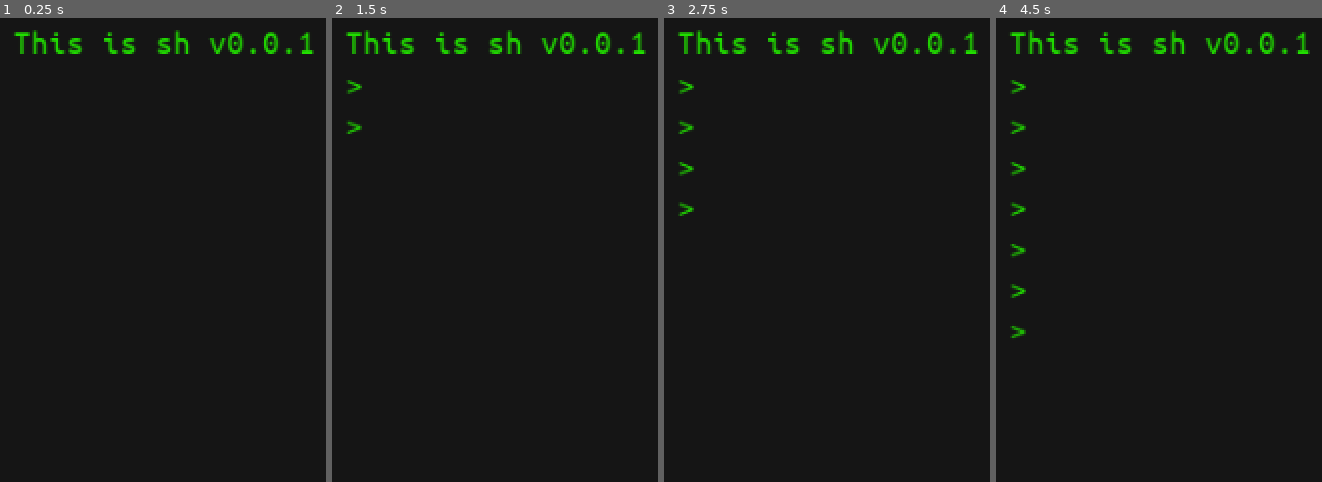
Above: before the commit, frames 1-4 (left to right).
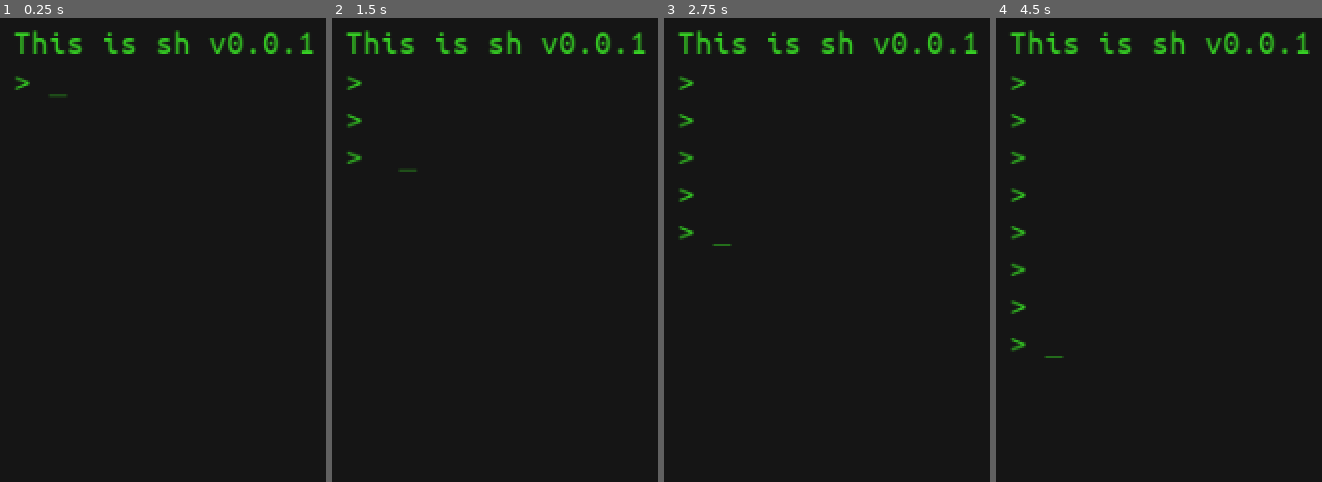
Above: after the commit, the same moments.

Repository: SmBe19/LD46
Game: Godot game, scene res://scn/root.tscn
Same seed, same stepped clock (60 frames per second), same inputs: the game is played once before the commit and once after it.
Inputs:
- Up to frame 1 (0.25 s): no input
- Up to frame 2 (1.5 s): tap Enter at 0.5, 0.6 s; tap Space at 0.77, 1.07, 1.25 s; tap Backspace at 0.8, 1.35 s
- Up to frame 3 (2.75 s): tap Space at 1.52, 1.55, 1.82, 2.1 s; tap Enter at 2, 2.3 s
- Up to frame 4 (4.5 s): tap Space at 2.75, 3.02, 3.32, 3.77, 3.8, 4.07, 4.25 s; tap Enter at 2.85, 3.5, 4.35 s; tap Backspace at 3.05, 3.6 s; tap Escape at 4.15 s

The runs differ from the first frame. In frame 1, 0.8% of the frame differs, in the area x 4-96%, y 3-18%; in frame 2, 1.1%; in frame 3, 1.4%; in frame 4, 1.8%, in the area x 4-96%, y 3-74%.

Commit message:
implement fully functioning lunix system

Diff:
--- a/scn/root.tscn
+++ b/scn/root.tscn
@@ -35,11 +35,12 @@
 "_edit_use_anchors_": false
 }
 
-[node name="Buffer" type="Label" parent="Terminal"]
+[node name="Buffer" type="RichTextLabel" parent="Terminal"]
 margin_left = 20.0
-margin_top = 290.0
-margin_right = 880.0
-margin_bottom = 310.0
-custom_fonts/font = ExtResource( 2 )
-custom_colors/font_color = Color( 0.129412, 0.87451, 0, 1 )
-text = "Terminal"
+margin_top = 20.0
+margin_right = 1004.0
+margin_bottom = 580.0
+custom_fonts/normal_font = ExtResource( 2 )
+custom_colors/default_color = Color( 0.211765, 0.811765, 0.141176, 1 )
+bbcode_text = "Hello world!"
+text = "Hello world!"
--- a/src/TerminalManager.gd
+++ b/src/TerminalManager.gd
@@ -6,7 +6,8 @@
 
 func _ready():
 	terminal = Terminal.new()
-	shell = Sh.new(terminal)
+	shell = Sh.new()
+	shell.output_process = terminal
 	#for y in terminal.HEIGHT:
 	#	for x in terminal.WIDTH:
 	#		if (x+y)%2 == 1:
@@ -15,14 +16,21 @@
 
 
 func _process(_delta):
-	var text = ""
-	for bline in terminal.buffer:
+	$Buffer.clear()
+	for i in len(terminal.buffer):
+		var bline = terminal.buffer[i]
 		var line = ""
-		for c in bline:
-			line += c
-		line += "\n"
-		text += line
-	$Buffer.text = text
+		for j in len(bline):
+			if i == terminal.cursor_y and j == terminal.cursor_x:
+				$Buffer.add_text(line)
+				$Buffer.push_underline()
+				$Buffer.add_text(bline[j])
+				$Buffer.pop()
+				line = ""
+			else:
+				line += bline[j]
+		$Buffer.add_text(line)
+		$Buffer.newline()
 
 func _input(event):
 	if event is InputEventKey:
--- /dev/null
+++ b/src/cmd/cat.gd
@@ -0,0 +1,12 @@
+extends Process
+
+func run(args):
+	if len(args) < 2:
+		send_output('usage: cat <file>')
+		return 1
+	var file = self.cwd.open(args[1])
+	if file == null:
+		send_output("cat: no such file or directory")
+		return 1
+	send_output(file.content)
+	return 0
--- /dev/null
+++ b/src/cmd/clear.gd
@@ -0,0 +1,6 @@
+extends Process
+
+func run(args):
+	if output_process is Terminal:
+		output_process.clear_screen()
+	return 0
--- /dev/null
+++ b/src/cmd/echo.gd
@@ -0,0 +1,10 @@
+extends Process
+
+func run(args):
+	var line = ""
+	for i in range(1,len(args)):
+		if i != 1:
+			line += " "
+		line += args[i]
+	send_output(line)
+	return 0
--- /dev/null
+++ b/src/cmd/ls.gd
@@ -0,0 +1,21 @@
+extends Process
+
+func run(args):
+	var status = 0
+	if len(args) == 1:
+		for key in self.cwd.children.keys():
+			send_output(" " + key)
+	else:
+		for i in range(1, len(args)):
+			send_output(args[i] + ":")
+			var node = self.cwd.get_node(args[i])
+			if node == null:
+				send_output("ls: " + args[i] + ": file not found")
+				status = 1
+			else:
+				if node.is_dir():
+					for key in node.children.keys():
+						send_output(" " + key)
+				else:
+					send_output(" " + node.name)
+	return status
--- /dev/null
+++ b/src/cmd/mkdir.gd
@@ -0,0 +1,11 @@
+extends Process
+
+func run(args):
+	if len(args) < 2:
+		send_output('usage: mkdir <dir>')
+		return 1
+	var error = self.cwd.mkdir(args[1])
+	if error != "":
+		send_output("mkdir: " + error)
+		return 1
+	return 0
--- /dev/null
+++ b/src/cmd/pwd.gd
@@ -0,0 +1,5 @@
+extends Process
+
+func run(args):
+	send_output(cwd.full_path())
+	return 0
--- a/src/cmd/sh.gd
+++ b/src/cmd/sh.gd
@@ -7,7 +7,7 @@
 var home = "/"
 var last_status = 0
 
-func _init(output).(output):
+func _init():
 	register_for_keypress()
 
 func run(args):
@@ -29,76 +29,28 @@
 			cmd[0] = aliases[cmd[0]]
 
 		match cmd[0]:
-			"echo":
-				echo(cmd)
 			"cd":
 				cd(cmd)
-			"pwd":
-				pwd(cmd)
 			"set":
 				set_var(cmd)
 			"help":
 				help(cmd)
-			"mkdir":
-				mkdir(cmd)
-			"ls":
-				ls(cmd)
-			"touch":
-				touch(cmd)
-			"cat":
-				cat(cmd)
 			_:
-				send_output("Unknown command: " + cmd[0])
-
-func cat(cmd):
-	if len(cmd) < 2:
-		send_output('usage: cat <file>')
-		return
-	var file = self.cwd.open(cmd[1])
-	if file == null:
-		send_output("touch: no such file or directory")
-	send_output(file.content)
-
-func echo(cmd):
-	var line = ""
-	for i in range(1,len(cmd)):
-		if i != 1:
-			line += " "
-		line += cmd[i]
-	send_output(line)
-
-func mkdir(cmd):
-	if len(cmd) < 2:
-		send_output('usage: mkdir <dir>')
-		return
-	var error = self.cwd.mkdir(cmd[1])
-	if error != "":
-		send_output("mkdir: " + error)
-
-func ls(args):
-	if len(args) == 1:
-		for key in self.cwd.children.keys():
-			send_output(" " + key)
-	else:
-		for i in range(1, len(args)):
-			send_output(args[i] + ":")
-			var node = self.cwd.get_node(args[i])
-			if node == null:
-				send_output("ls: " + args[i] + ": file not found")
-			else:
-				if node.is_dir():
-					for key in node.children.keys():
-						send_output(" " + key)
+				if cmd[0].is_valid_identifier():
+					var script = load("res://src/cmd/" + cmd[0] + ".gd")
+					if script != null:
+						var process = script.new()
+						process.output_process = output_process
+						process.fs_root = fs_root
+						process.cwd = cwd
+						var res = process.run(cmd)
+						if res is GDScriptFunctionState:
+							res = yield(res, "completed")
+						send_output(cmd[0] + " returned " + str(res))
+					else:
+						send_output(cmd[0] + ": command not found")
 				else:
-					send_output(" " + node.name)
-
-func touch(args):
-	if len(args) < 2:
-		send_output('usage: touch <file>')
-		return
-	var file = self.cwd.open(args[1], true)
-	if file == null:
-		send_output("touch: no such file or directory")
+					send_output(cmd[0] + ": command not found")
 
 func cd(args):
 	var dir
@@ -117,9 +69,6 @@
 
 	cwd = newcwd
 	pass
-
-func pwd(args):
-	send_output(cwd.full_path())
 
 func help(args):
 	send_output("git gud")
@@ -169,14 +118,16 @@
 
 func readline(prompt: String) -> String:
 	var line : String = ""
+	output_process.cursor_y = output_process.current_line
+	output_process.set_line(output_process.current_line, prompt + line)
 	while true:
+		output_process.cursor_x = len(prompt) + len(line)
 		var key = yield(output_process, "key_pressed")
-		print(key)
 		if key == KEY_BACKSPACE:
 			line.erase(len(line)-1, 1)
 		if key == KEY_ENTER:
 			break
 		if key >= KEY_SPACE && key <= KEY_ASCIITILDE:
 			line += char(key)
-		#}send_output(line)
+		output_process.set_line(output_process.current_line, prompt + line)
 	return line
--- /dev/null
+++ b/src/cmd/touch.gd
@@ -0,0 +1,9 @@
+extends Process
+
+func run(args):
+	if len(args) < 2:
+		send_output('usage: touch <file>')
+		return
+	var file = self.cwd.open(args[1], true)
+	if file == null:
+		send_output("touch: no such file or directory")
--- /dev/null
+++ b/src/cmd/uname.gd
@@ -0,0 +1,5 @@
+extends Process
+
+func run(args):
+	send_output("Lunix 1.0 - (c) 1991 Linyos Torovoltos")
+	return 0
--- /dev/null
+++ b/src/cmd/vi.gd
@@ -0,0 +1,85 @@
+extends Process
+
+
+var lines = [""]
+var line = 0
+var col = 0
+var scroll_start = 0
+
+var insert : bool = false
+
+func run(args):
+	if not output_process is Terminal:
+		send_output("vi: output not a tty")
+		return 1
+
+	output_process.clear_screen()
+
+	while true:
+		output_process.cursor_y = line - scroll_start
+		output_process.cursor_x = col
+		update_statusbar()
+		var key = yield(output_process, "key_pressed")
+		print(key)
+		if insert:
+			if key == KEY_ESCAPE:
+				insert = false
+				make_col_inbound()
+			elif key >= KEY_SPACE && key <= KEY_ASCIITILDE:
+				lines[line] = lines[line].insert(col, String(char(key)))
+				col += 1
+				update_line(line)
+			elif key == KEY_ENTER:
+				var tmp : String = lines[line]
+				print(col)
+				print(tmp.right(col))
+				lines.insert(line+1, tmp.right(col))
+				lines[line] = tmp.left(col)
+				for i in range(line, len(lines)):
+					update_line(i)
+				line += 1
+				col = 0
+			elif key == KEY_BACKSPACE:
+				if col > 0:
+					col -= 1
+					# yay buggy implementation
+					var tmp = lines[line]
+					tmp.erase(col, 1)
+					lines[line] = tmp
+					update_line(line)
+		else:
+			if key == KEY_ESCAPE:
+				return
+			if key == ord('i'):
+				insert = true
+			if key == ord('a'):
+				insert = true
+				col += 1
+
+			if key == ord('h'):
+				if col > 0:
+					col -= 1
+			if key == ord('l'):
+				if col + 1 < len(lines[line]):
+					col += 1
+			if key == ord('j'):
+				if line + 1 < len(lines):
+					line += 1
+					make_col_inbound()
+			if key == ord('k'):
+				if line > 0:
+					line -= 1
+					make_col_inbound()
+			if key == ord('$'):
+				col = len(lines[line])-1
+
+func make_col_inbound():
+	col = min(col, max(0, len(lines[line])-1))
+
+func update_line(line):
+	output_process.set_line(line - scroll_start, lines[line])
+
+func update_statusbar():
+	var mode = "INSERT" if insert else "NORMAL"
+	var pos = str(line+1) + ":" + str(col+1)
+	output_process.set_line(output_process.HEIGHT - 1, mode + "  " + pos)
--- a/src/process.gd
+++ b/src/process.gd
@@ -10,8 +10,8 @@
 
 signal input_received
 
-func _init(output):
-	output_process = output
+#func _init(output):
+#	output_process = output
 
 func run(args):
 	pass
@@ -25,13 +25,6 @@
 	input_queue.append(input)
 	emit_signal("input_received")
 
-func wait_key_press():
-	if output_process is Terminal:
-		var key = yield(output_process, "key_pressed")
-		print(key)
-		return key
-	else:
-		return 0
 
 func register_for_keypress():
 	if output_process is Terminal:
--- a/src/terminal.gd
+++ b/src/terminal.gd
@@ -9,6 +9,9 @@
 
 var buffer = []
 var current_line = 0
+
+var cursor_x = -1
+var cursor_y = -1
 
 func _init():
     for y in HEIGHT:
@@ -54,7 +57,10 @@
 func set_line(y, line):
     assert (0 <= y && y < HEIGHT)
     assert (len(line) <= WIDTH)
-    buffer[y] = _fill_line(line)
+    for i in len(line):
+        buffer[y][i] = line[i]
+    for i in range(len(line), WIDTH):
+        buffer[y][i] = ' '
 
 func set_char(x, y, c):
     assert (0 <= x && x < WIDTH)
